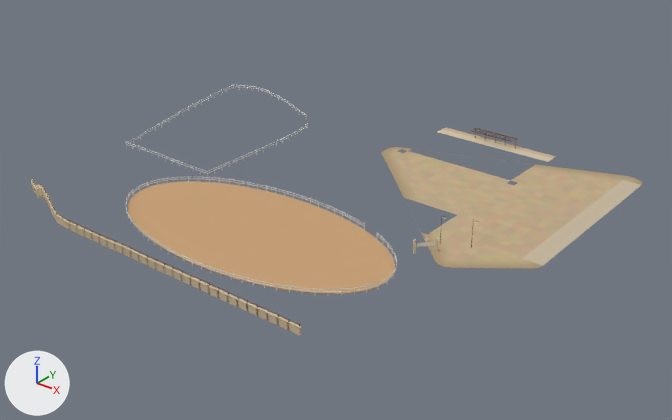
A saved change to the glTF model games/yorimichi/assets/belmonte/meshes/SM_BM_BE_5_Grounds.glb.
The view is the same before and after, from a 50 mm camera at (105.0, -177.8, 91.2) aimed at (-20.6, -20.9, -6.1). Lighting does not change. The marker at lower left points along +X, +Y and +Z. The older version comes first. Vertices at exactly the same position are counted once.

In view in the first picture: 'SM_BM_BE_5_Grounds'.
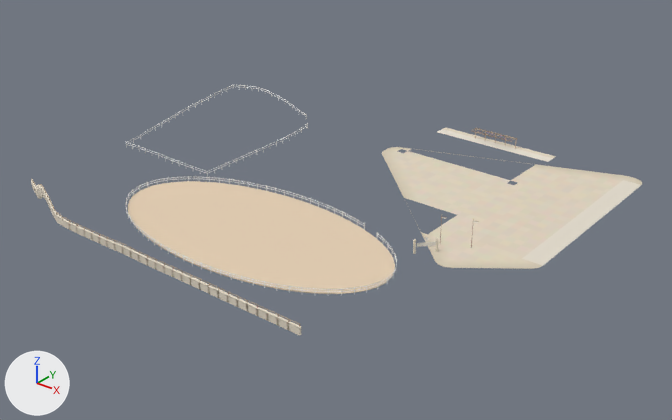
Where the change shows, as pixel boxes [x1, y1, x2, y2] in the pictures (672 x 420 px):
part 1 of me_sm_be_5_grounds, recoloured
    both: [126, 149, 397, 292]
part 2 of me_sm_be_5_grounds, recoloured (lighter)
    both: [31, 127, 642, 336]
part 3 of me_sm_be_5_grounds, recoloured
    both: [126, 149, 478, 296]

The change, as a list of edits to the scene's bpy script:
```text
Change me_sm_be_5_grounds:
    where me_sm_be_5_grounds.from_pydata(...)  # 6803 vertices, 9234 faces; spans x -91.1..35.6, y -73.6..28.5, z -7.1..8.1
    used by ob_sm_bm_be_5_grounds; location = (0.0, 0.0, 0.0)
    me_sm_be_5_grounds part 1: 2528 faces centred in x -78.9..15.4, y -68.3..4.6, z 0.6..7.9 are repainted in the vertex colours; the middle colour goes from white #e6e7e2 to white #f4f4f2
    me_sm_be_5_grounds part 2: 5420 faces centred in x -91.0..35.5, y -73.6..28.5, z -6.9..6.8 are repainted in the vertex colours; the middle colour goes from beige #c9ae89 to pale yellow #e6d7c2
    me_sm_be_5_grounds part 3: 1286 faces centred in x -79.0..21.3, y -68.4..4.7, z 0.3..8.1 are repainted in the vertex colours; the middle colour goes from light grey #d4d4cf to white #ebebe9
```
